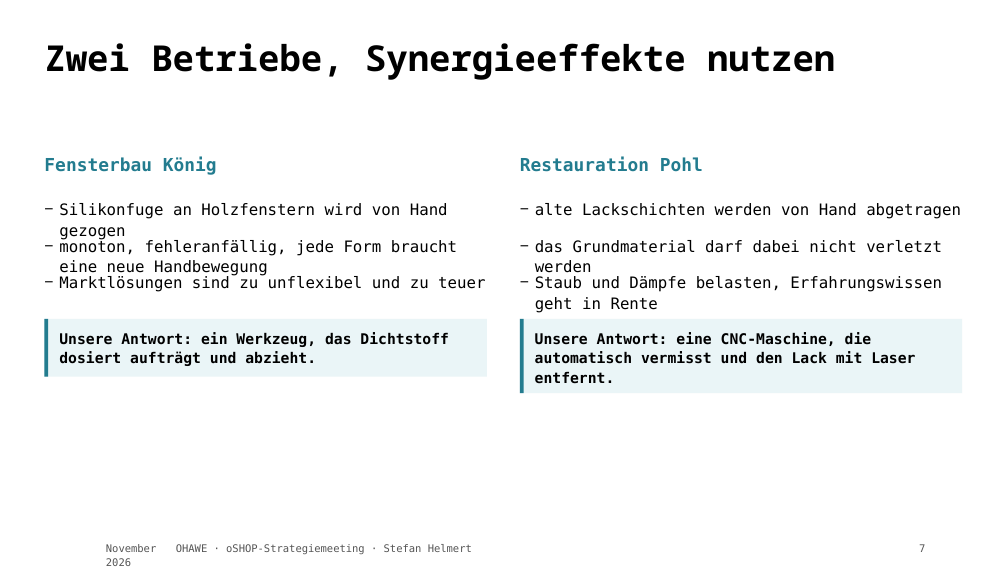
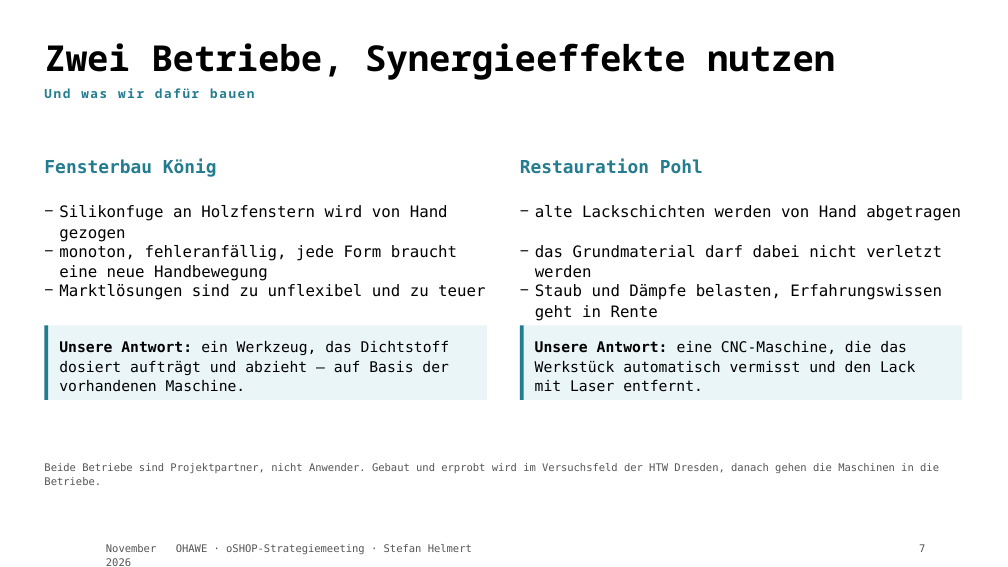
Before and after one commit to TheTesla/slides-oshop-strategieemeeting-ohawe, a slide deck: slide 7 of ohawe-strategie.pptx. Drawn at 1008x567 pixels with LibreOffice and Linux fonts; fonts in the diff are those of the drawing; background and template pictures are left out. Boxes give left, top, right and bottom in pixels: in the first picture for what was removed or moved away, otherwise in the second. Text is boxed around its words. In the diff, an @@ line names an element or a change of style, - is before the commit and + after.

```diff
--- a/ohawe-strategie.pptx
+++ b/ohawe-strategie.pptx
@@ text added at <box>44,88,254,98</box>, 12 pt, text #237C8F, bold @@
+Und was wir dafür bauen
@@ text "monoton, fehleranfällig, jede Form braucht ...": place and size @@
-text "monoton, fehleranfällig, jede Form braucht ..." at <box>59,238,457,276</box>
+text "monoton, fehleranfällig, jede Form braucht ..." at <box>59,245,457,281</box>
@@ text "das Grundmaterial darf dabei nicht ...": place and size @@
-text "das Grundmaterial darf dabei nicht ..." at <box>535,240,942,273</box>
+text "das Grundmaterial darf dabei nicht ..." at <box>535,245,942,278</box>
@@ text "Marktlösungen sind zu unflexibel und ...": place and size @@
-text "Marktlösungen sind zu unflexibel und ..." at <box>59,276,485,292</box>
+text "Marktlösungen sind zu unflexibel und ..." at <box>59,284,485,300</box>
@@ text "Staub und Dämpfe belasten, Erfahrungswissen ...": place and size @@
-text "Staub und Dämpfe belasten, Erfahrungswissen ..." at <box>535,276,942,313</box>
+text "Staub und Dämpfe belasten, Erfahrungswissen ..." at <box>535,284,942,321</box>
@@ rectangle: place and size @@
-rectangle at <box>45,319,487,377</box>
+rectangle at <box>45,325,487,399</box>
@@ rectangle: place and size @@
-rectangle at <box>45,319,48,377</box>
+rectangle at <box>45,325,48,399</box>
@@ rectangle: place and size @@
-rectangle at <box>520,319,963,393</box>
+rectangle at <box>520,325,963,399</box>
@@ rectangle: place and size @@
-rectangle at <box>520,319,524,393</box>
+rectangle at <box>520,325,524,399</box>
@@ text at <box>59,340,450,392</box>: text changed; bold off @@
-Unsere Antwort: ein Werkzeug, das Dichtstoff dosiert aufträgt und abzieht.
+Unsere Antwort: ein Werkzeug, das Dichtstoff dosiert aufträgt und abzieht — auf Basis der vorhandenen Maschine.
@@ text at <box>535,340,915,392</box>: text changed; bold off @@
-Unsere Antwort: eine CNC-Maschine, die automatisch vermisst und den Lack mit Laser entfernt.
+Unsere Antwort: eine CNC-Maschine, die das Werkstück automatisch vermisst und den Lack mit Laser entfernt.
@@ text added at <box>44,463,939,485</box>, 10 pt, text #555555 @@
+Beide Betriebe sind Projektpartner, nicht Anwender. Gebaut und erprobt wird im Versuchsfeld der HTW Dresden, danach gehen die Maschinen in die Betriebe.
```
Also in this commit, not shown: 10 other slides changed, 2 other files.
